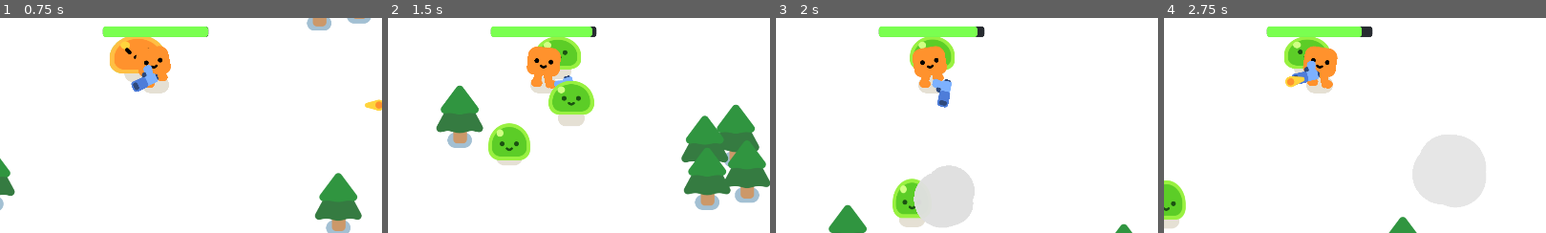
Above: before the commit, frames 1-4 (left to right).
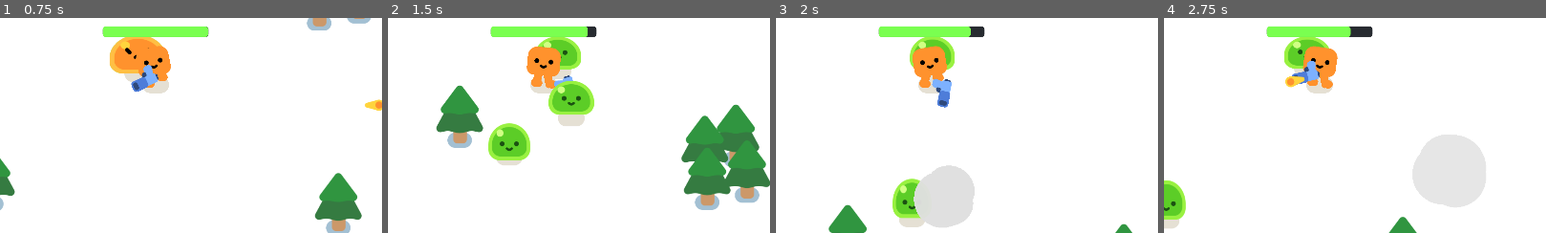
Above: after the commit, the same moments.

Repository: Matheus-Felipe-C/vampire-survival-tutorial
Game: Godot game, scene res://survivor_game.tscn
The game is run twice, just before and just after one commit, with the same random seed, the same clock (stepped at 60 frames per second) and the same inputs.
Inputs:
- Up to frame 1 (0.75 s): hold W (move_up) from 0.53 s (still down)
- Up to frame 2 (1.5 s): keep holding W (move_up)
- Up to frame 3 (2 s): keep holding W (move_up)
- Up to frame 4 (2.75 s): release W (move_up) at 2.03 s; hold A (move_left) from 2.03 s (still down)
The pictures show only the part of the screen within x 30-80%, y 34-84%; the shares and areas given below are measured in that part.

Frame 1 is identical in both runs. In frame 2, less than 0.1% of the frame differs, in the area x 51-54%, y 3-9%; in frame 3, 0.1%; in frame 4, 0.2%, in the area x 48-52%, y 3-9%.

Commit message:
Added death screen

Diff:
--- a/Player.gd
+++ b/Player.gd
@@ -14,7 +14,7 @@
 	else:
 		%HappyBoo.play_idle_animation()
 
-	const DAMAGE_RATE = 5.0
+	const DAMAGE_RATE = 10.0
 	var overlapping_mobs = %HurtBox.get_overlapping_bodies()
 	if overlapping_mobs.size() > 0:
 		health -= DAMAGE_RATE * overlapping_mobs.size() * delta
--- a/survivor_game.gd
+++ b/survivor_game.gd
@@ -10,3 +10,8 @@
 
 func _on_timer_timeout():
 	spawn_mob()
+
+
+func _on_player_health_depleted():
+	%GameOver.visible = true
+	get_tree().paused = true
--- a/survivor_game.tscn
+++ b/survivor_game.tscn
@@ -62,4 +62,33 @@
 wait_time = 0.3
 autostart = true
 
+[node name="GameOver" type="CanvasLayer" parent="."]
+unique_name_in_owner = true
+visible = false
+
+[node name="ColorRect" type="ColorRect" parent="GameOver"]
+anchors_preset = 15
+anchor_right = 1.0
+anchor_bottom = 1.0
+grow_horizontal = 2
+grow_vertical = 2
+color = Color(0, 0, 0, 0.270588)
+
+[node name="Label" type="Label" parent="GameOver/ColorRect"]
+layout_mode = 1
+anchors_preset = 8
+anchor_left = 0.5
+anchor_top = 0.5
+anchor_right = 0.5
+anchor_bottom = 0.5
+offset_left = -47.0
+offset_top = -11.5
+offset_right = 47.0
+offset_bottom = 11.5
+grow_horizontal = 2
+grow_vertical = 2
+theme_override_font_sizes/font_size = 156
+text = "Gamer Over"
+
+[connection signal="health_depleted" from="Player" to="." method="_on_player_health_depleted"]
 [connection signal="timeout" from="Timer" to="." method="_on_timer_timeout"]
